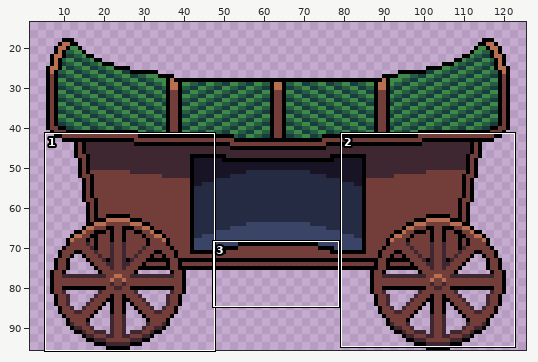
Sprite sheet: res/caravan.png. Above, an overview of the earlier version with the close-up marked.
Close-up. Old version:
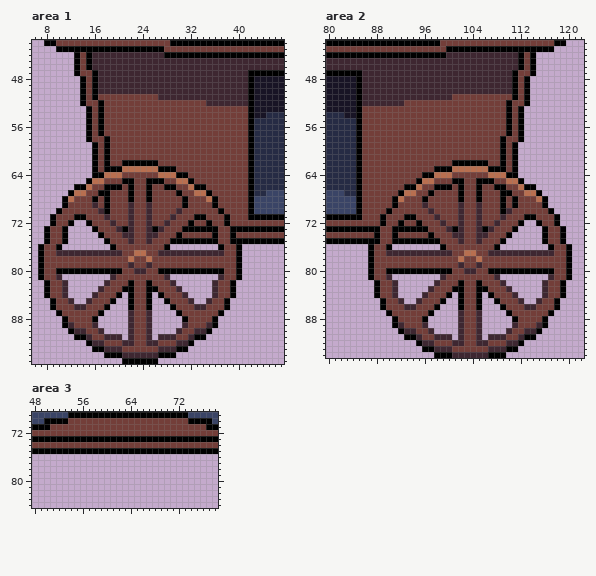
The file is 128x96 pixels. Shown: area 1: x 6..47, y 42..95; area 2: x 80..122, y 42..94; area 3: x 48..78, y 69..84. The wide view leaves out empty margins. The commit also changed other parts of the picture, which this record leaves out.
Now the later version:
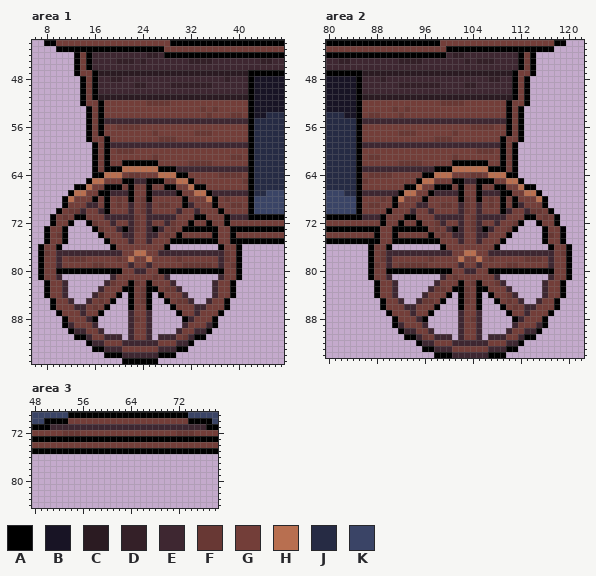
Palette (. is transparent): A #000000  B #181425  C #2b1b22  D #342028  E #3e2731  F #683834  G #733e39  H #b86f50  J #262b44  K #3a4466
Edits made:
Changed rows in their new state; - is an unchanged pixel.
Area 1:
first column x 8:
44 -----------------DD-------------------
45 ------------DDD-D-------DDDD--------DD
47 ---------CCCCCCCCCCCCCCCCCCCCCCCCC----
48 -----------DD-----------------D-------
49 ---------------DD----DDDDDDD----------
51 ---------CCCCCCCCCCCCCCCCCCCCCCCCC----
52 -----------------FFFF------GGGGGGG----
53 --------------------------F-F---------
54 ---------------------------F---FF-----
55 ----------EEEEEEEEEEEEEEEEEEEEEEEE----
56 ------------FFFF----------------------
57 ------------------F------FFF----------
58 -------------------FFF----------------
59 -----------EEEEEEEEEEEEEEEEEEEEEEE----
60 ------------FFF-----------------------
61 ------------------F------------FF-----
62 ------------------------FFFF----------
63 ----------------------EEEEEEEEEEEE----
64 --------------FF-------------FFFF-----
65 ---------------EE----------------F----
67 -----------EEE----EEEE------EEEEEE----
68 ------------F---F-------------F-------
69 -------E----F---F--FF---E------FF-----
70 ----FFE---------F--------E------------
71 ---F-------EEE-F--EEE----------EEE----
72 --------F------F-----F----------------
73 ---------F-----F-----F----------------
74 --F-----------------F-----------------
77 F-----------------------------F-------
78 --E-FFF-----F---------F------EF-------
79 --E-----FF-------------FFFFF-E-F------
81 ------------------F-------------------
82 -----------F---F----------------------
83 ----------------F---FF----------------
84 ---------F------F---------------------
85 ---------F------F-----FF--------------
86 --------F-----------------------------
87 ------E------------------E------------
88 -------E-------F--------E-------------
91 -----------------------F--------------
92 ---------------EE---------------------
Area 2:
first column x 82:
44 -------------------DD-----------------
45 DD--------DDDD-------D-DDD------------
47 ----CCCCCCCCCCCCCCCCCCCCCCCCC---------
48 -------D-----------------DD-----------
49 ----------DDDDDDD----DD---------------
51 ----CCCCCCCCCCCCCCCCCCCCCCCCC---------
52 ----GGGGGGG------FFFF-----------------
53 ---------F-F--------------------------
54 -----FF---F---------------------------
55 ----EEEEEEEEEEEEEEEEEEEEEEEE----------
56 ----------------------FFFF------------
57 ----------FFF------F------------------
58 ----------------FFF-------------------
59 ----EEEEEEEEEEEEEEEEEEEEEEE-----------
60 -----------------------FFF------------
61 -----FF------------F------------------
62 ----------FFFF------------------------
63 ----EEEEEEEEEEEE----------------------
64 -----FFFF-------------FF--------------
65 ----F----------------EE---------------
67 ----EEEEEE------EEEE----EEE-----------
68 -------F-------------F---F------------
69 -----FF------E---FF--F---F----E-------
70 ------------E--------F---------EFF----
71 ----EEE----------EEE--F-EEE-------F---
72 ----------------F-----F------F--------
73 ----------------F-----F-----F---------
74 -----------------F-----------------F--
77 -------F-----------------------------F
78 -------FE------F---------F-----FFF-E--
79 ------F-E-FFFFF-------------FF-----E--
81 -------------------F------------------
82 ----------------------F---F-----------
83 ----------------FF---F----------------
84 ---------------------F------F---------
85 --------------FF-----F------F---------
86 -----------------------------F--------
87 ------------E------------------E------
88 -------------E--------F-------E-------
91 --------------F-----------------------
92 ---------------------EE---------------
Area 3:
first column x 51:
71 EEEEEEEEEEEEEEEEEEEEEEEEEE
72 --FFF----------------FFF--
